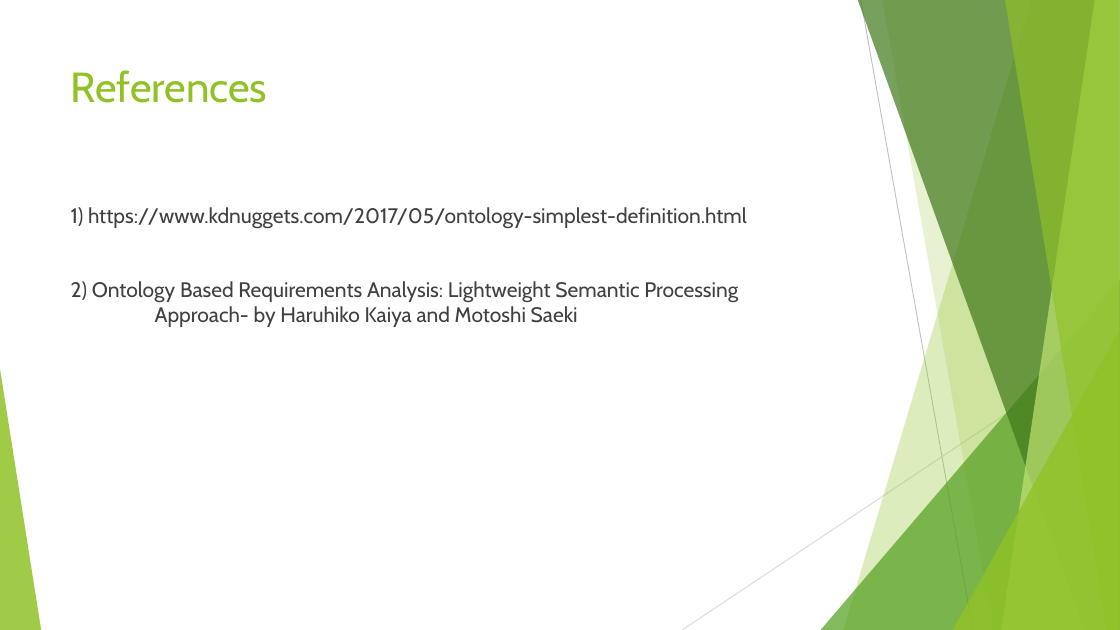
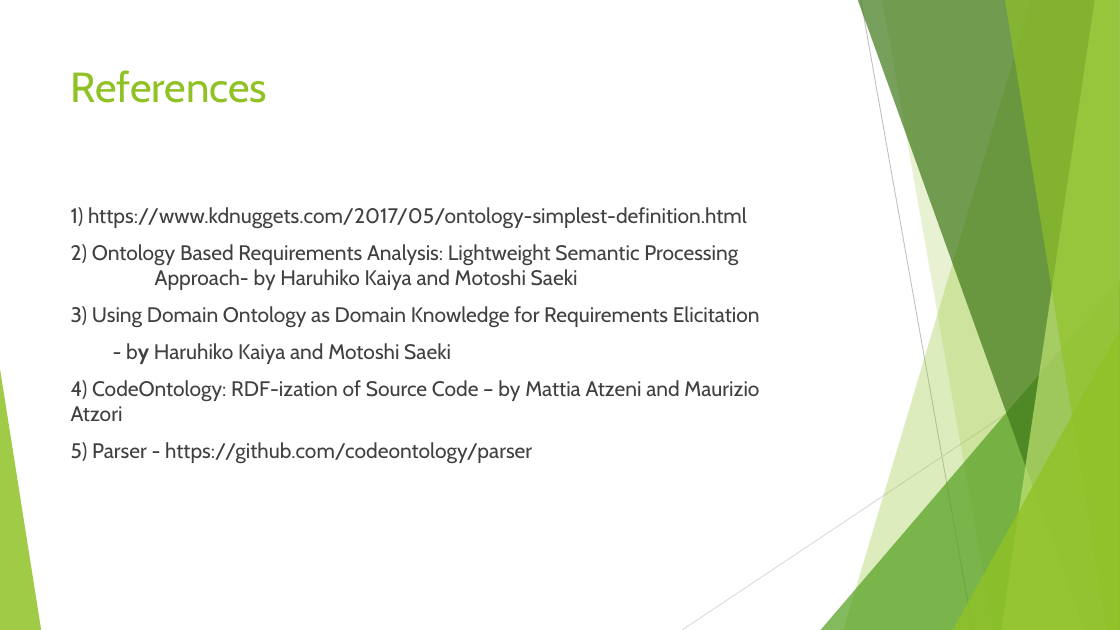
Before and after one commit to Waqar-107/CSE-400-Thesis, a slide deck: slide 26 of Thesis Slide.pptx (slide 21 before the commit). Drawn at 1120x630 pixels with LibreOffice and Linux fonts; fonts in the diff are those of the drawing. Boxes give left, top, right and bottom in pixels: in the first picture for what was removed or moved away, otherwise in the second. Text is boxed around its words. In the diff, an @@ line names an element or a change of style, - is before the commit and + after.

Commit message:
slide updated

```diff
--- a/Thesis Slide.pptx
+++ b/Thesis Slide.pptx
@@ text at box(71, 306, 760, 464): paragraphs added @@
+3) Using Domain Ontology as Domain Knowledge for Requirements Elicitation
+- by Haruhiko Kaiya and Motoshi Saeki
+4) CodeOntology: RDF-ization of Source Code – by Mattia Atzeni and Maurizio Atzori
+5) Parser - https://github.com/codeontology/parser
```
Also in this commit, not shown: 4 other slides changed, 5 slides added, 7 other files.
